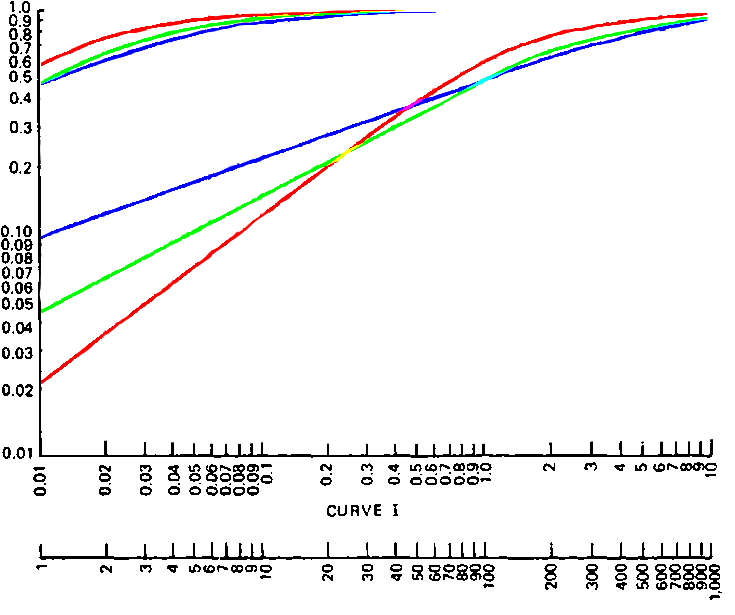
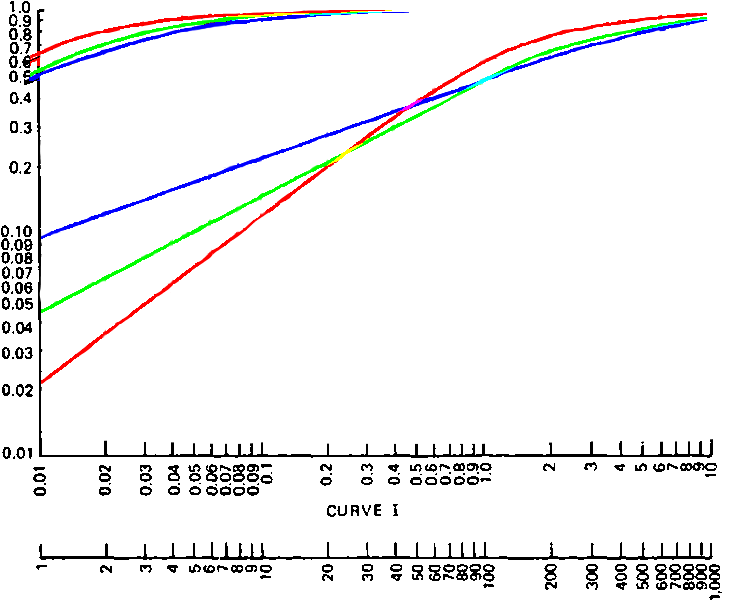
Layer changes from the first 735×615 image to the second:
painted on "Layer 3" over [29, 10, 436, 83]
painted on "Layer 2" over [30, 10, 436, 85]
painted on "Layer 1" over [30, 10, 436, 69]
painted on "Prsdm-F5-51-X1-BallisticParam" over [24, 10, 436, 85]
